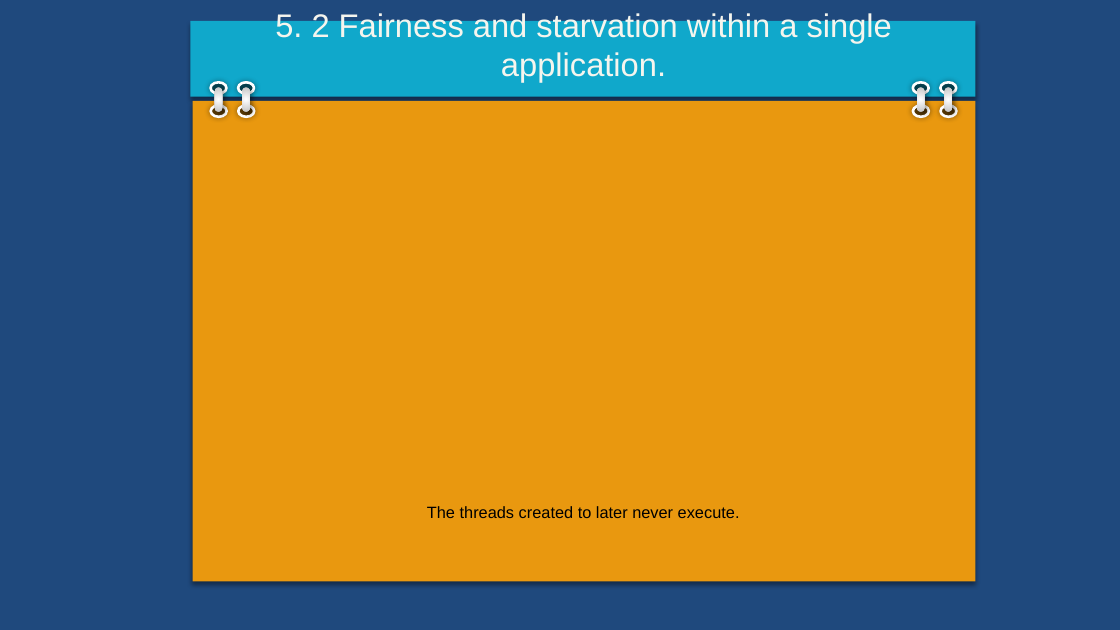
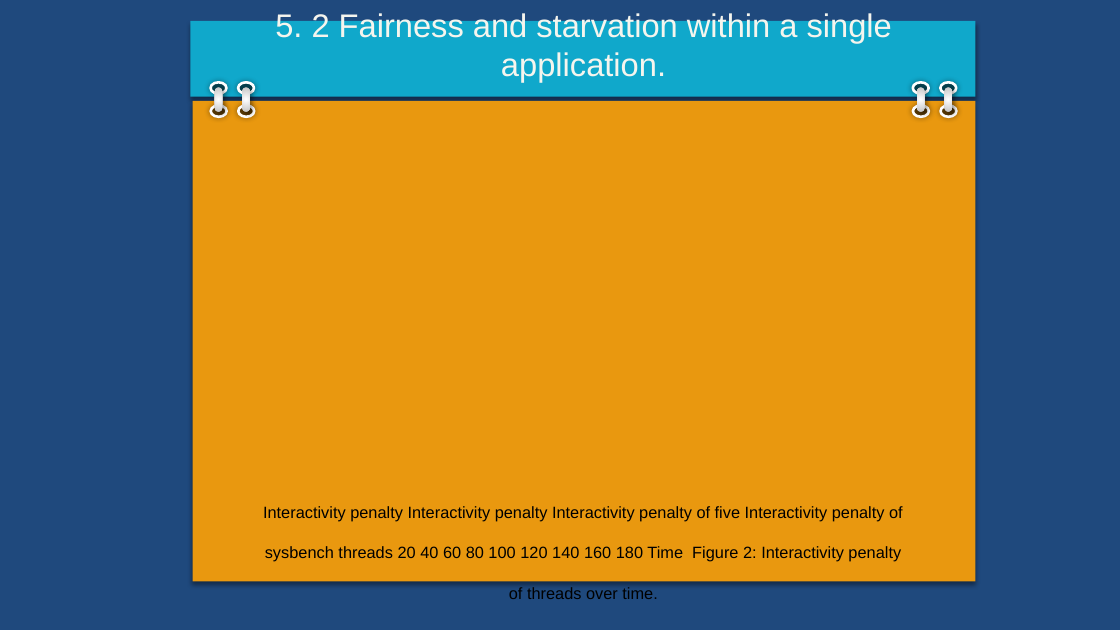
Before and after one commit to jongwonyang/paper-mate, a slide deck: slide 36 of The Battle of the Schedulers.pptx. Drawn at 1120x630 pixels with LibreOffice and Linux fonts; fonts in the diff are those of the drawing; grey boxes stand for pictures. Boxes give left, top, right and bottom in pixels: in the first picture for what was removed or moved away, otherwise in the second. Text is boxed around its words. In the diff, an @@ line names an element or a change of style, - is before the commit and + after.

```diff
--- a/The Battle of the Schedulers.pptx
+++ b/The Battle of the Schedulers.pptx
@@ text at box(263, 506, 903, 599): text changed @@
-The threads created to later never execute.
+Interactivity penalty Interactivity penalty Interactivity penalty of five Interactivity penalty of sysbench threads 20 40 60 80 100 120 140 160 180 Time Figure 2: Interactivity penalty of threads over time.
```
Also in this commit, not shown: 19 other slides changed, 19 slides added, 9 slides removed, 5 other files.
